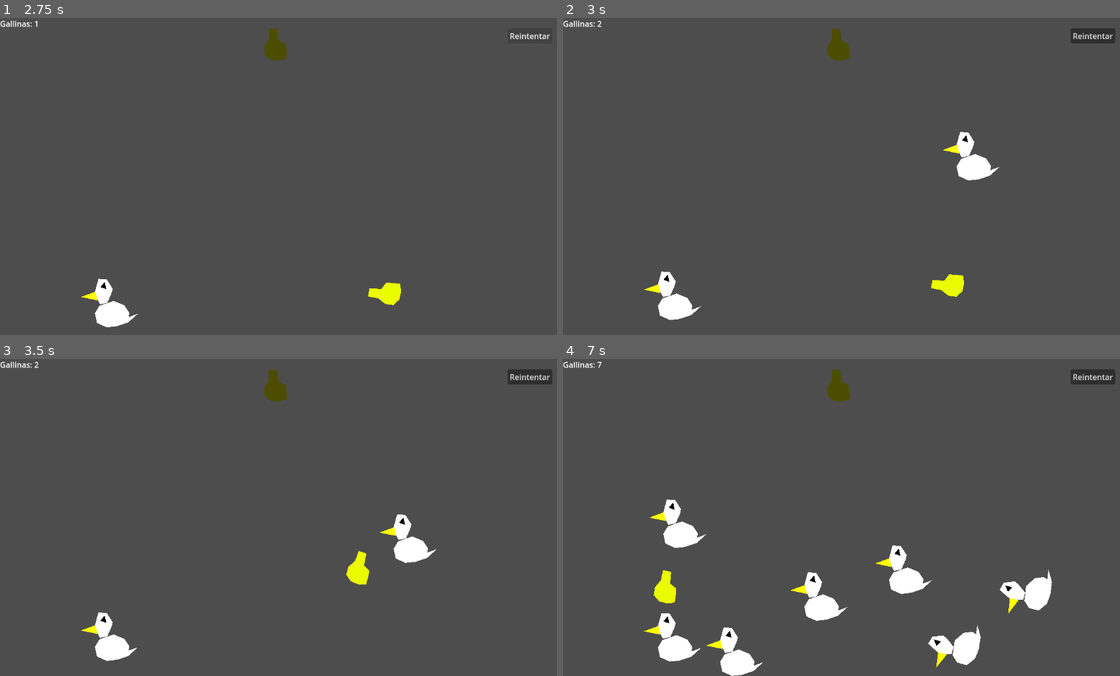
Above: before the commit, frames 1-4 (two rows, left to right).
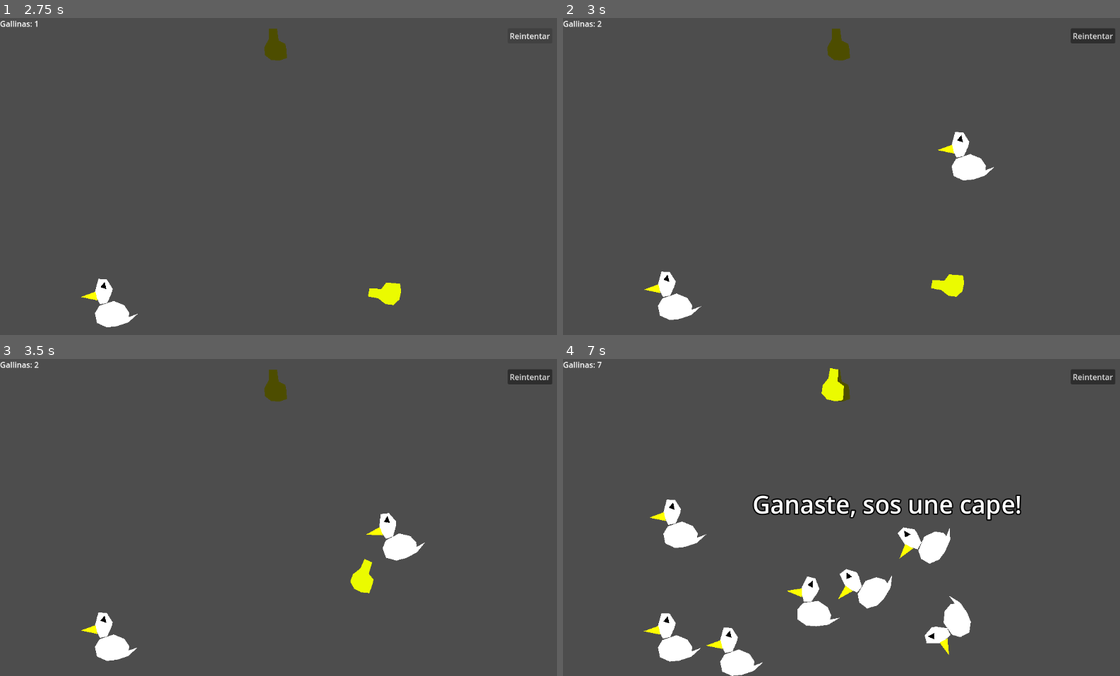
Above: after the commit, the same moments.

Repository: JuanFdS/ggj2024
Game: Godot game, scene res://Habitacion.tscn
Same seed, same stepped clock (60 frames per second), same inputs: the game is played once before the commit and once after it.
Inputs (mouse positions are in pixels of both pictures, inside the frame that each line leads up to):
- Up to frame 1 (2.75 s): click "Reintentar" at 0.5 s; click "Reintentar" at 1.25 s; click "Reintentar" at 2 s
- Up to frame 2 (3 s): move the mouse to (969, 160) at 2.77 s; click (969, 160) at 2.92 s
- Up to frame 3 (3.5 s): no input
- Up to frame 4 (7 s): move the mouse to (730, 533) at 3.52 s; click (730, 533) at 3.67 s; move the mouse to (902, 447) at 4.27 s; click (902, 447) at 4.42 s; move the mouse to (819, 580) at 5.02 s; click (819, 580) at 5.17 s; move the mouse to (1014, 565) at 5.77 s; click (1014, 565) at 5.92 s; move the mouse to (674, 469) at 6.52 s; click (674, 469) at 6.67 s

Frame 1 is identical in both runs. In frame 2, 0.4% of the frame differs, in the area x 67-79%, y 35-52%; in frame 3, 1.0%; in frame 4, 6.6%, in the area x 16-88%, y 2-98%.

Commit message:
Detectar colisiones del foco nuevo

Diff:
--- a/Habitacion.tscn
+++ b/Habitacion.tscn
@@ -21,11 +21,11 @@
 friction = 0.7
 bounce = 1.0
 
+[sub_resource type="CircleShape2D" id="CircleShape2D_o31s1"]
+radius = 13.0
+
 [sub_resource type="RectangleShape2D" id="RectangleShape2D_du3yr"]
 size = Vector2(75, 36)
-
-[sub_resource type="CircleShape2D" id="CircleShape2D_o31s1"]
-radius = 13.0
 
 [sub_resource type="PhysicsMaterial" id="PhysicsMaterial_ag5ly"]
 bounce = 1.1
@@ -37,6 +37,9 @@
 font_size = 50
 outline_size = 10
 outline_color = Color(0, 0, 0, 1)
+
+[sub_resource type="RectangleShape2D" id="RectangleShape2D_r3582"]
+size = Vector2(267, 549)
 
 [node name="Habitacion" type="Node2D"]
 script = ExtResource("1_i1ca1")
@@ -86,6 +89,8 @@
 collision_mask = 2147483649
 physics_material_override = SubResource("PhysicsMaterial_1633i")
 sleeping = true
+max_contacts_reported = 1
+contact_monitor = true
 script = ExtResource("2_xrxmd")
 
 [node name="Polygon2D2" type="Polygon2D" parent="LamparitaNueva"]
@@ -93,10 +98,6 @@
 rotation = -1.39289
 color = Color(0.921569, 0.988235, 0, 1)
 polygon = PackedVector2Array(566, 9, 566, 30, 557, 47, 558, 63, 571, 73, 588, 74, 603, 69, 602, 52, 600, 40, 586, 33, 583, 9)
-
-[node name="CollisionShape2D" type="CollisionShape2D" parent="LamparitaNueva"]
-position = Vector2(29.5717, -0.109863)
-shape = SubResource("RectangleShape2D_du3yr")
 
 [node name="AreaRosca" type="Area2D" parent="LamparitaNueva"]
 unique_name_in_owner = true
@@ -106,6 +107,10 @@
 
 [node name="CollisionShape2D" type="CollisionShape2D" parent="LamparitaNueva/AreaRosca"]
 shape = SubResource("CircleShape2D_o31s1")
+
+[node name="CollisionShape2D" type="CollisionShape2D" parent="LamparitaNueva"]
+position = Vector2(29.5717, -0.109863)
+shape = SubResource("RectangleShape2D_du3yr")
 
 [node name="Gallina" type="RigidBody2D" parent="."]
 position = Vector2(219, 571)
@@ -158,3 +163,12 @@
 
 [node name="Camera2D" type="Camera2D" parent="."]
 anchor_mode = 0
+
+[node name="MenúItem" type="RigidBody2D" parent="."]
+position = Vector2(995, 342)
+collision_mask = 2147483649
+
+[node name="CollisionShape2D" type="CollisionShape2D" parent="MenúItem"]
+shape = SubResource("RectangleShape2D_r3582")
+
+[node name="Polygon2D" type="Polygon2D" parent="MenúItem"]
--- a/LamparitaNueva.gd
+++ b/LamparitaNueva.gd
@@ -3,7 +3,7 @@
 @onready var areaRosca: Area2D = %AreaRosca
 
 func _ready():
-	areaRosca.area_entered.connect(func(otra_area):
+	areaRosca.area_entered.connect(func(_otra_area):
 		collision_layer = 0
 		collision_mask = 0
 		sleeping = true
@@ -12,3 +12,7 @@
 		global_position = %LamparitaRota.global_position
 		%Mensajito.text = "Ganaste, sos une cape!"
 	)
+
+	body_entered.connect(func(_otra_area):
+		pass
+	)
Not shown: 1 places in Habitacion.tscn that only renumber resources
